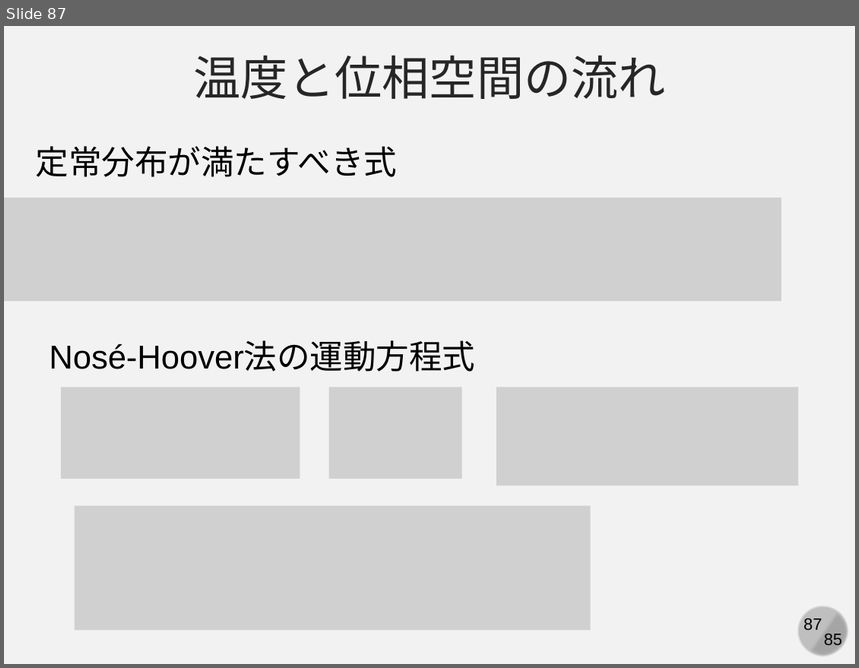
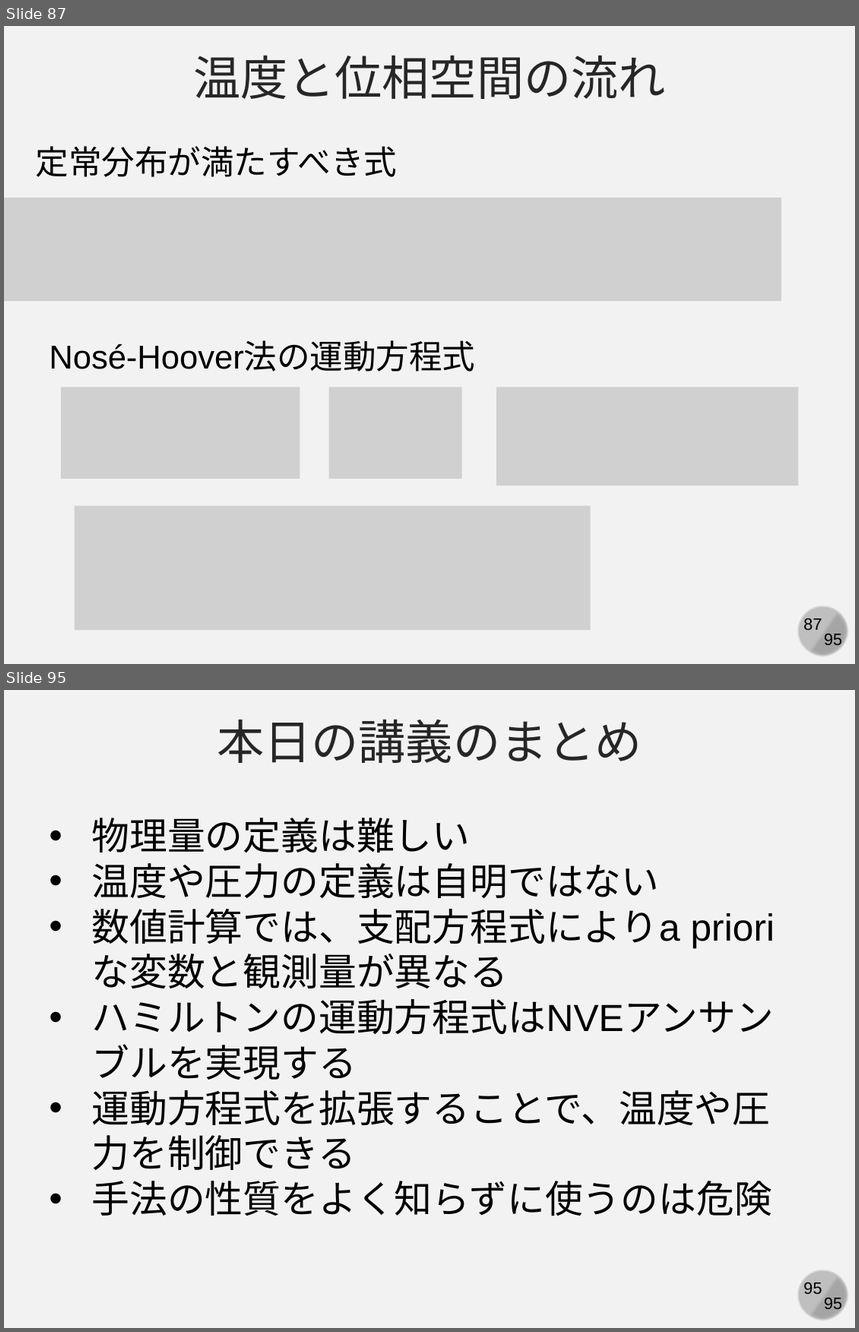
Before and after one commit to kaityo256/simulation_engineering, a slide deck: 06_md_observable/simulation06.pptx. Shown one above the other, each under a label of ours: slide 87 before the commit, slides 87 and 95 after it; the slides between them are not shown. The pictures are 859x668 and 859x1332 pixels, drawn with LibreOffice and Linux fonts; fonts in the diff are those of the drawing; grey boxes stand for pictures. Boxes give left, top, right and bottom in pixels: in the first picture for what was removed or moved away, otherwise in the second. Text is boxed around its words. In the diff, an @@ line names an element or a change of style, - is before the commit and + after.

```diff
--- a/06_md_observable/simulation06.pptx
+++ b/06_md_observable/simulation06.pptx
@@ slide 95 added at [4,690,855,1328], background #F2F2F2; not listed: 4 template elements that a slide beside it also shows @@
@@ text added at [217,719,642,763], 40 pt, text #262626 @@
+本日の講義のまとめ
@@ text added at [91,818,774,1217], 32 pt, text #000000 @@
+• 物理量の定義は難しい
+• 温度や圧力の定義は自明ではない
+• 数値計算では、支配方程式によりa prioriな変数と観測量が異なる
+• ハミルトンの運動方程式はNVEアンサンブルを実現する
+• 運動方程式を拡張することで、温度や圧力を制御できる
+• 手法の性質をよく知らずに使うのは危険
@@ slide 87 changed as well @@
@@ text at [824,634,842,649]: text changed @@
-85
+95
```
Also in this commit, not shown: 88 other slides changed, 5 other slides added.
